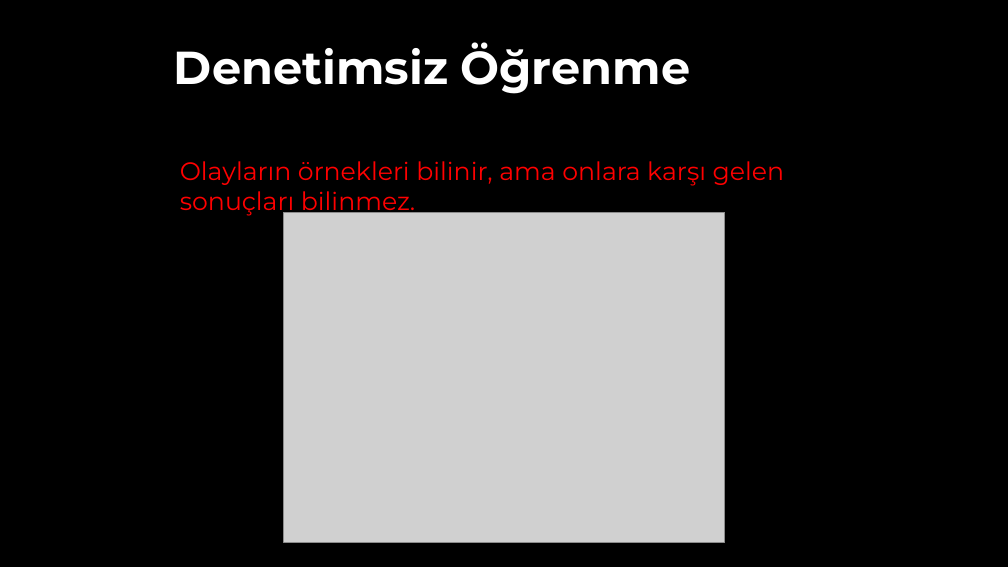
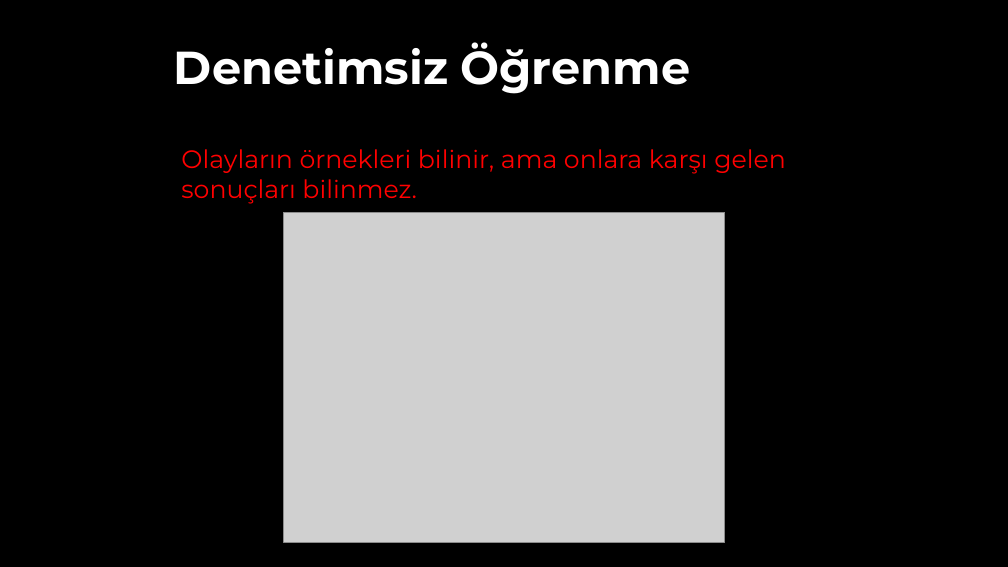
Before and after one commit to akaraci/Makine-Ogrenmesi, a slide deck: slide 69 of Sunular/MÖT-Hafta-1.pptx. Drawn at 1008x567 pixels with LibreOffice and Linux fonts; fonts in the diff are those of the drawing; grey boxes stand for pictures. Boxes give left, top, right and bottom in pixels: in the first picture for what was removed or moved away, otherwise in the second. Text is boxed around its words. In the diff, an @@ line names an element or a change of style, - is before the commit and + after.

```diff
--- a/Sunular/MÖT-Hafta-1.pptx
+++ b/Sunular/MÖT-Hafta-1.pptx
@@ text "Olayların örnekleri bilinir, ama onlara ...": place and size @@
-text "Olayların örnekleri bilinir, ama onlara ..." at <box>180,161,785,216</box>
+text "Olayların örnekleri bilinir, ama onlara ..." at <box>181,149,786,204</box>
```
Also in this commit, not shown: 14 other slides changed.
